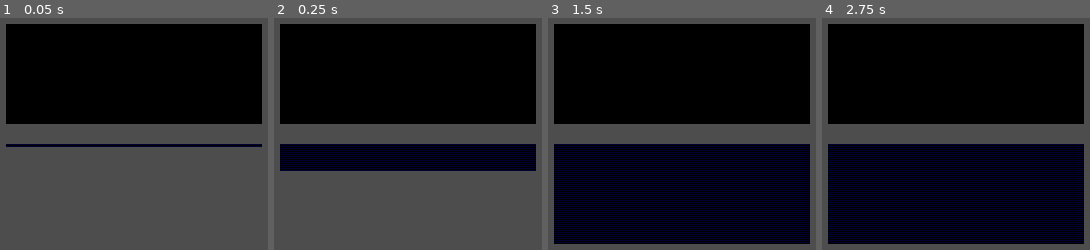
Above: before the commit, frames 1-4 (left to right).
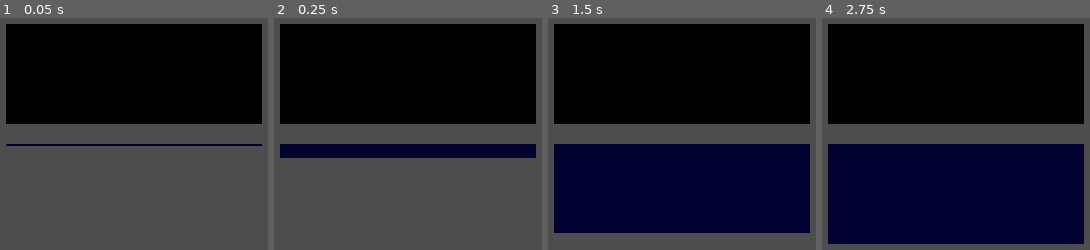
Above: after the commit, the same moments.

Repository: Nores33/Godot-Audio-FFT
Game: Godot game, scene res://Scenes/main.tscn
Same seed, same stepped clock (60 frames per second), same inputs: the game is played once before the commit and once after it.
Inputs:
- Up to frame 1 (0.05 s): no input
- Up to frame 2 (0.25 s): no input
- Up to frame 3 (1.5 s): no input
- Up to frame 4 (2.75 s): tap Enter at 2 s

The runs differ from the first frame. In frame 1, 0.8% of the frame differs, in the area x 2-98%, y 54-56%; in frame 2, 8.2%; in frame 3, 23%, in the area x 2-98%, y 54-98%; in frame 4, 21%.

Commit message:
fixed the lines

Diff:
--- a/Scenes/main.tscn
+++ b/Scenes/main.tscn
@@ -2,15 +2,13 @@
 
 [ext_resource type="Script" path="res://Scripts/Audio_FFT.gd" id="1_3jwv1"]
 [ext_resource type="Shader" path="res://Shaders/FFT.gdshader" id="1_i0ker"]
+[ext_resource type="Texture2D" uid="uid://brb3gxrhvu5f7" path="res://res/Waterfall.tres" id="3_pvs32"]
 [ext_resource type="PackedScene" uid="uid://cvvjq0r4bcekk" path="res://Scenes/waterfall_viewport.tscn" id="4_cj5no"]
 [ext_resource type="AudioStream" uid="uid://uwnuqfmnl60r" path="res://maldita.ogg" id="5_03u7e"]
 
 [sub_resource type="ShaderMaterial" id="ShaderMaterial_0nio0"]
 shader = ExtResource("1_i0ker")
 shader_parameter/values = PackedFloat32Array()
-
-[sub_resource type="ViewportTexture" id="ViewportTexture_ommqi"]
-viewport_path = NodePath("WaterfallViewport")
 
 [node name="Main" type="Control"]
 layout_mode = 3
@@ -49,7 +47,7 @@
 offset_bottom = 110.0
 grow_horizontal = 2
 grow_vertical = 2
-texture = SubResource("ViewportTexture_ommqi")
+texture = ExtResource("3_pvs32")
 
 [node name="WaterfallViewport" parent="." instance=ExtResource("4_cj5no")]
 
--- a/Scenes/waterfall_viewport.tscn
+++ b/Scenes/waterfall_viewport.tscn
@@ -1,31 +1,38 @@
-[gd_scene load_steps=7 format=3 uid="uid://cvvjq0r4bcekk"]
+[gd_scene load_steps=8 format=3 uid="uid://cvvjq0r4bcekk"]
 
 [ext_resource type="Shader" path="res://Shaders/Waterfall.gdshader" id="1_bnsth"]
+[ext_resource type="Shader" uid="uid://db3bp8sgfwrbn" path="res://Shaders/buffer.tres" id="1_rrl7l"]
 [ext_resource type="Texture2D" uid="uid://cpuroefu81oc" path="res://Shaders/Waterfall_Color_Gradient.tres" id="2_gmvvf"]
 
-[sub_resource type="ViewportTexture" id="ViewportTexture_myeo1"]
-viewport_path = NodePath(".")
-
-[sub_resource type="ShaderMaterial" id="ShaderMaterial_k2uj6"]
-resource_local_to_scene = true
-shader = ExtResource("1_bnsth")
-shader_parameter/speed = null
-shader_parameter/values = null
-shader_parameter/prev = SubResource("ViewportTexture_myeo1")
-
-[sub_resource type="ViewportTexture" id="ViewportTexture_5f3xx"]
+[sub_resource type="ViewportTexture" id="ViewportTexture_iybwb"]
 viewport_path = NodePath("Buffer")
 
 [sub_resource type="ShaderMaterial" id="ShaderMaterial_3g7jc"]
 resource_local_to_scene = true
 shader = ExtResource("1_bnsth")
-shader_parameter/speed = null
+shader_parameter/speed = 1.0
 shader_parameter/values = null
-shader_parameter/prev = SubResource("ViewportTexture_5f3xx")
+shader_parameter/prev = SubResource("ViewportTexture_iybwb")
 shader_parameter/Color_Gradient = ExtResource("2_gmvvf")
+
+[sub_resource type="ViewportTexture" id="ViewportTexture_dqnp0"]
+viewport_path = NodePath(".")
+
+[sub_resource type="ShaderMaterial" id="ShaderMaterial_k2uj6"]
+resource_local_to_scene = true
+shader = ExtResource("1_rrl7l")
+shader_parameter/Texture2DParameter = SubResource("ViewportTexture_dqnp0")
 
 [node name="WaterfallViewport" type="SubViewport"]
 size = Vector2i(256, 100)
+
+[node name="ColorRect" type="ColorRect" parent="."]
+material = SubResource("ShaderMaterial_3g7jc")
+anchors_preset = 15
+anchor_right = 1.0
+anchor_bottom = 1.0
+grow_horizontal = 2
+grow_vertical = 2
 
 [node name="Buffer" type="SubViewport" parent="."]
 size = Vector2i(256, 100)
@@ -37,11 +44,3 @@
 anchor_bottom = 1.0
 grow_horizontal = 2
 grow_vertical = 2
-
-[node name="ColorRect" type="ColorRect" parent="."]
-material = SubResource("ShaderMaterial_3g7jc")
-anchors_preset = 15
-anchor_right = 1.0
-anchor_bottom = 1.0
-grow_horizontal = 2
-grow_vertical = 2
--- a/Shaders/Waterfall.gdshader
+++ b/Shaders/Waterfall.gdshader
@@ -10,10 +10,12 @@
 
 void fragment() {
 	// Place fragment code here.
-	if (UV.y < 1.0/float(textureSize(prev,0).y)) {
+	vec2 tex_size = vec2(textureSize(prev, 0));
+	float pixel_size = 1.0/tex_size.y;
+	if (UV.y < pixel_size) {
 		vec3 sampled_color = texture(Color_Gradient, vec2(values[int(UV.x * float(SAMPLES))]/100.0, 0.0)).rgb;
 		COLOR = vec4(sampled_color, 1.0);
 	} else {
-		COLOR = texture(prev, vec2(UV.x, UV.y - 1.0/float(textureSize(prev,0).y)));
+		COLOR = texture(prev, UV.xy-vec2(0,1) / vec2(textureSize(prev, 0)));
 	}
 }
--- /dev/null
+++ b/Shaders/buffer.tres
@@ -0,0 +1,48 @@
+[gd_resource type="VisualShader" load_steps=4 format=3 uid="uid://db3bp8sgfwrbn"]
+
+[sub_resource type="VisualShaderNodeTexture2DParameter" id="VisualShaderNodeTexture2DParameter_1s6cw"]
+parameter_name = "Texture2DParameter"
+texture_type = 1
+color_default = 2
+texture_filter = 2
+
+[sub_resource type="VisualShaderNodeInput" id="VisualShaderNodeInput_ajmo0"]
+input_name = "uv"
+
+[sub_resource type="VisualShaderNodeTexture" id="VisualShaderNodeTexture_cu8mv"]
+source = 5
+
+[resource]
+code = "shader_type canvas_item;
+render_mode blend_mix;
+
+uniform sampler2D Texture2DParameter : source_color, hint_default_transparent, filter_linear;
+
+
+
+void fragment() {
+// Input:3
+	vec2 n_out3p0 = UV;
+
+
+	vec4 n_out4p0;
+// Texture2D:4
+	n_out4p0 = texture(Texture2DParameter, n_out3p0);
+
+
+// Output:0
+	COLOR.rgb = vec3(n_out4p0.xyz);
+
+
+}
+"
+mode = 1
+flags/light_only = false
+nodes/fragment/0/position = Vector2(680, 220)
+nodes/fragment/2/node = SubResource("VisualShaderNodeTexture2DParameter_1s6cw")
+nodes/fragment/2/position = Vector2(0, 280)
+nodes/fragment/3/node = SubResource("VisualShaderNodeInput_ajmo0")
+nodes/fragment/3/position = Vector2(0, 200)
+nodes/fragment/4/node = SubResource("VisualShaderNodeTexture_cu8mv")
+nodes/fragment/4/position = Vector2(420, 260)
+nodes/fragment/connections = PackedInt32Array(3, 0, 4, 0, 2, 0, 4, 2, 4, 0, 0, 0)
--- /dev/null
+++ b/res/Waterfall.tres
@@ -0,0 +1,4 @@
+[gd_resource type="ViewportTexture" format=3 uid="uid://brb3gxrhvu5f7"]
+
+[resource]
+viewport_path = NodePath("WaterfallViewport")
